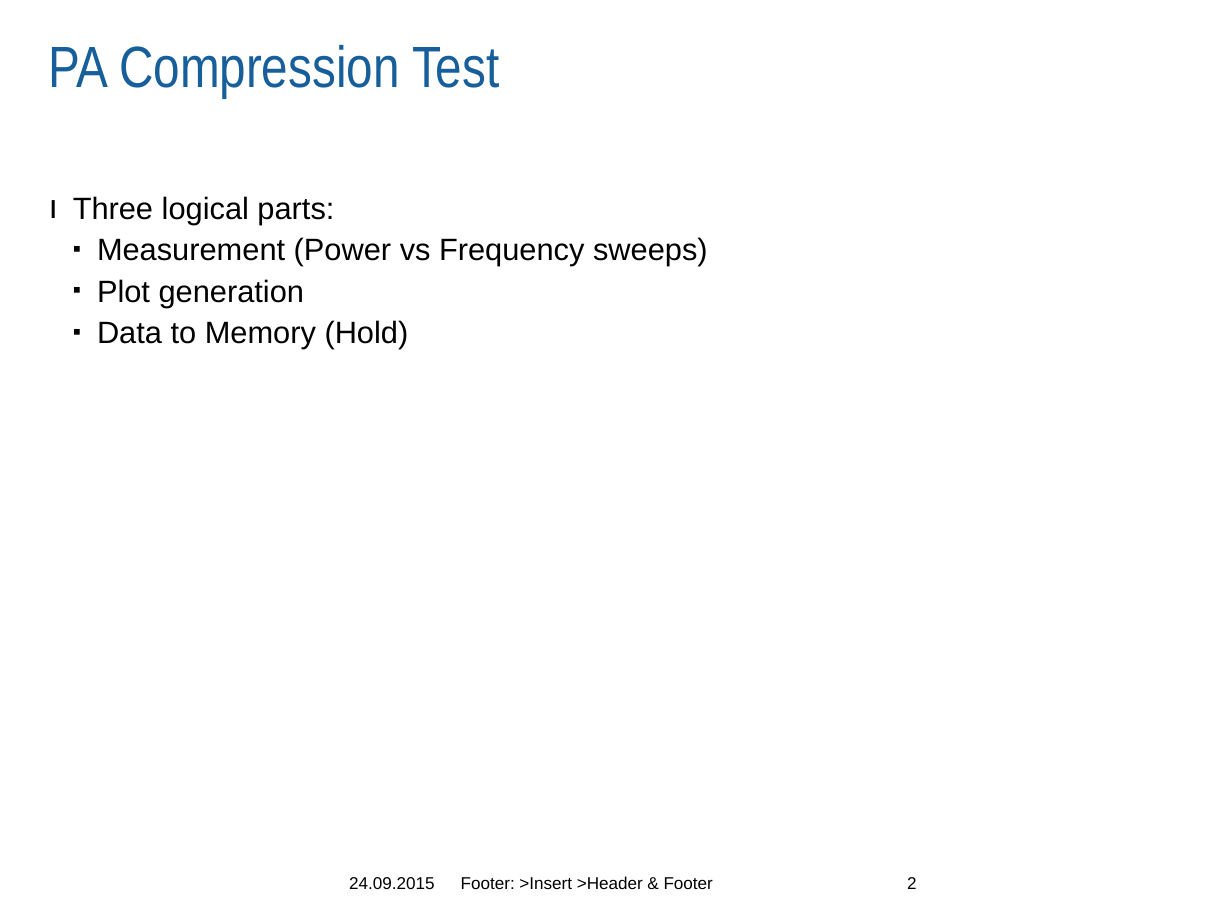
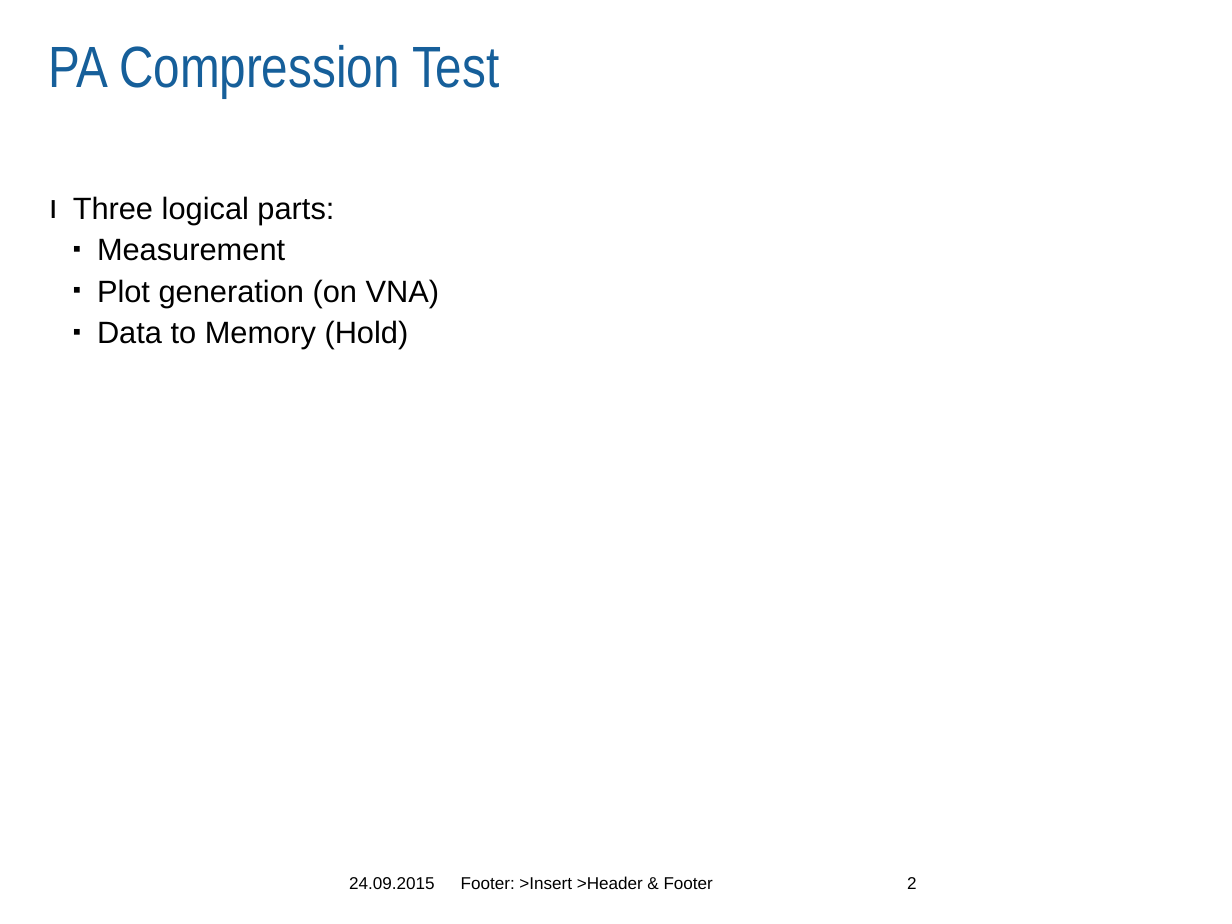
Before and after one commit to Terrabits/PACompressionTest, a slide deck: slide 2 of Screenshots/v2.0 Prototype/MA-COM PA Compression Test Software.pptx. Drawn at 1232x924 pixels with LibreOffice and Linux fonts; fonts in the diff are those of the drawing; background and template pictures are left out. Boxes give left, top, right and bottom in pixels: in the first picture for what was removed or moved away, otherwise in the second. Text is boxed around its words. In the diff, an @@ line names an element or a change of style, - is before the commit and + after.

```diff
--- a/Screenshots/v2.0 Prototype/MA-COM PA Compression Test Software.pptx
+++ b/Screenshots/v2.0 Prototype/MA-COM PA Compression Test Software.pptx
@@ text at [97, 238, 440, 307]: text changed @@
-  ▪ Measurement (Power vs Frequency sweeps)
-  ▪ Plot generation
+  ▪ Measurement
+  ▪ Plot generation (on VNA)
```
Also in this commit, not shown: 4 other slides changed, 3 slides added, 2 other files.
